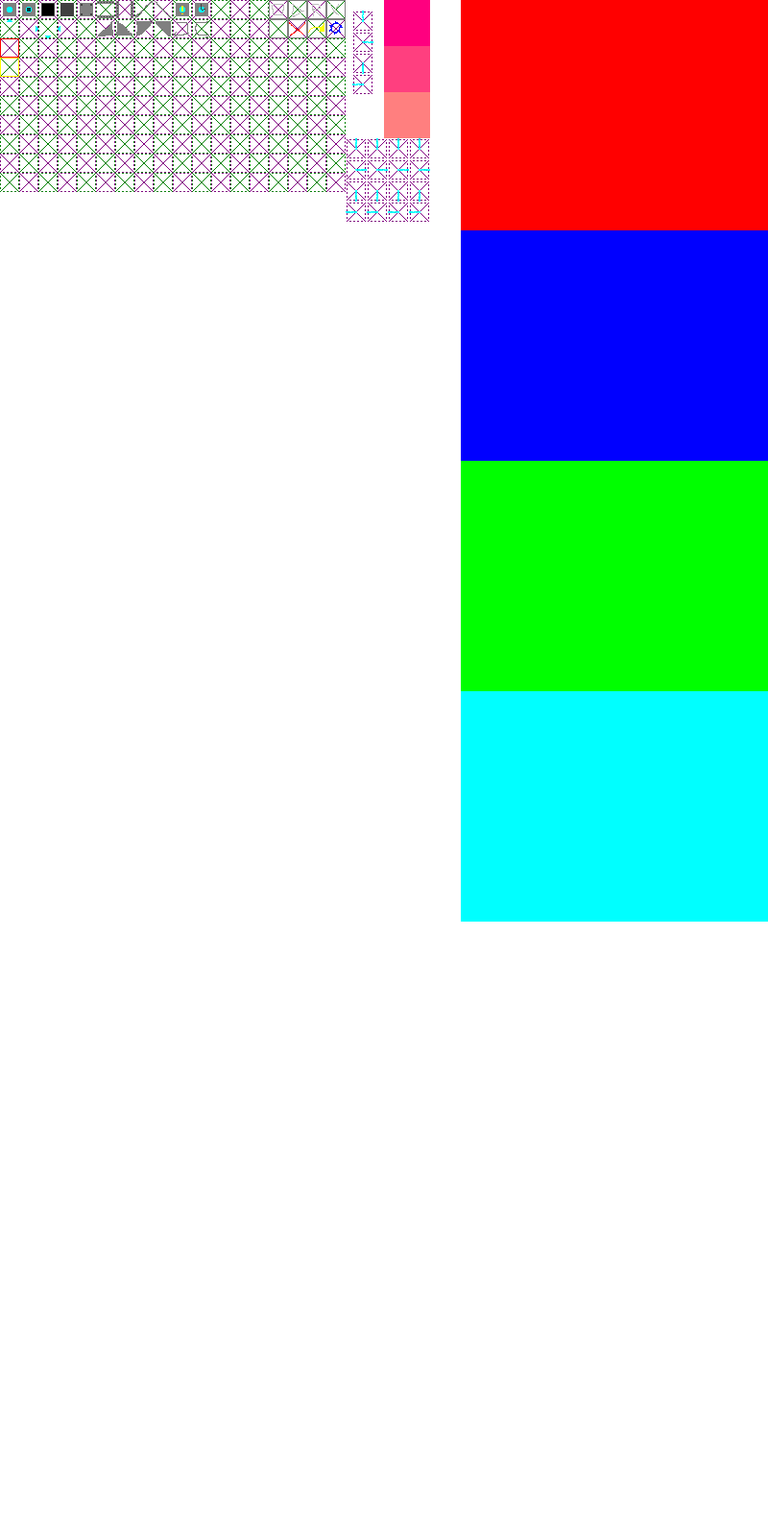
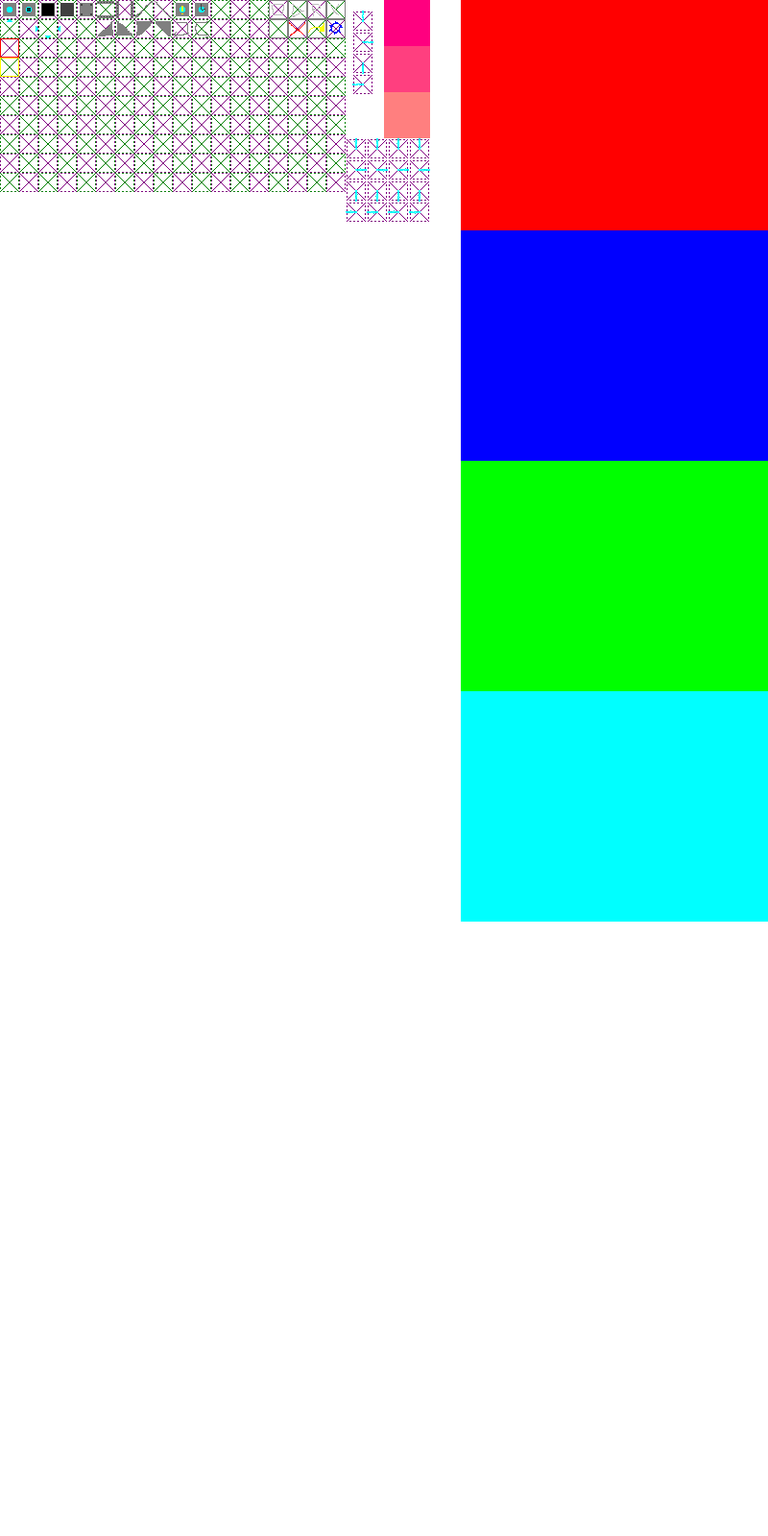
Layer changes from the first 768px x 1536px image to the second:
painted on "stuff" over bbox(350, 140, 424, 215)
